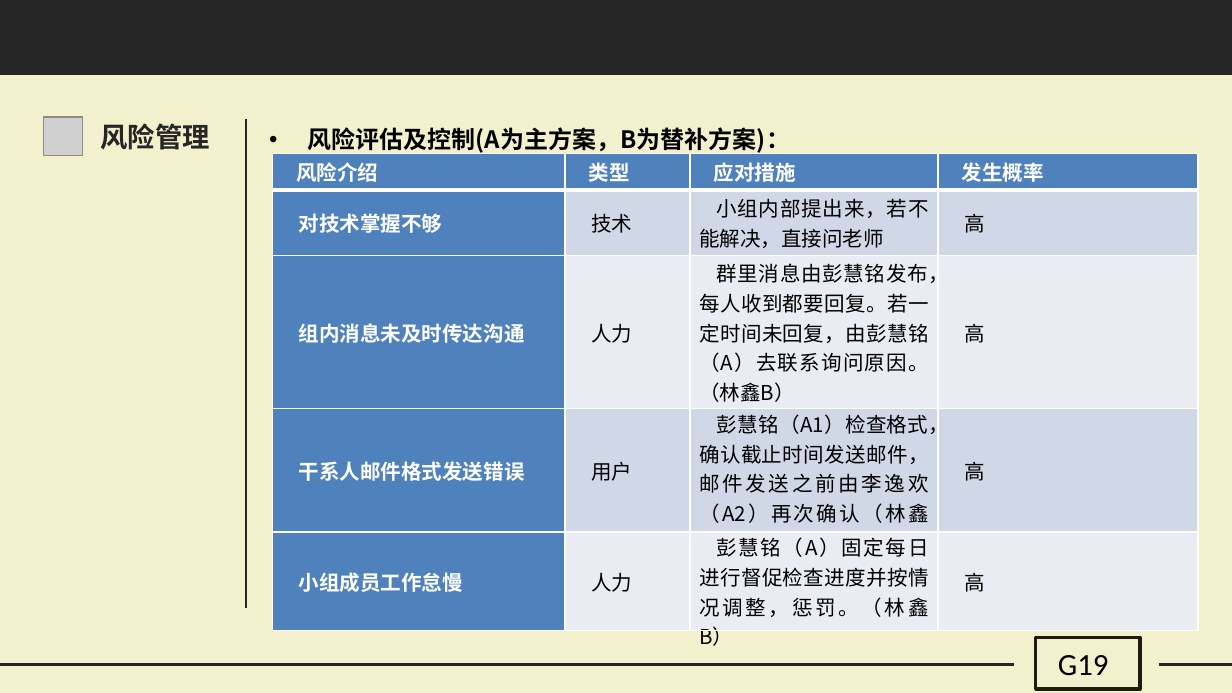
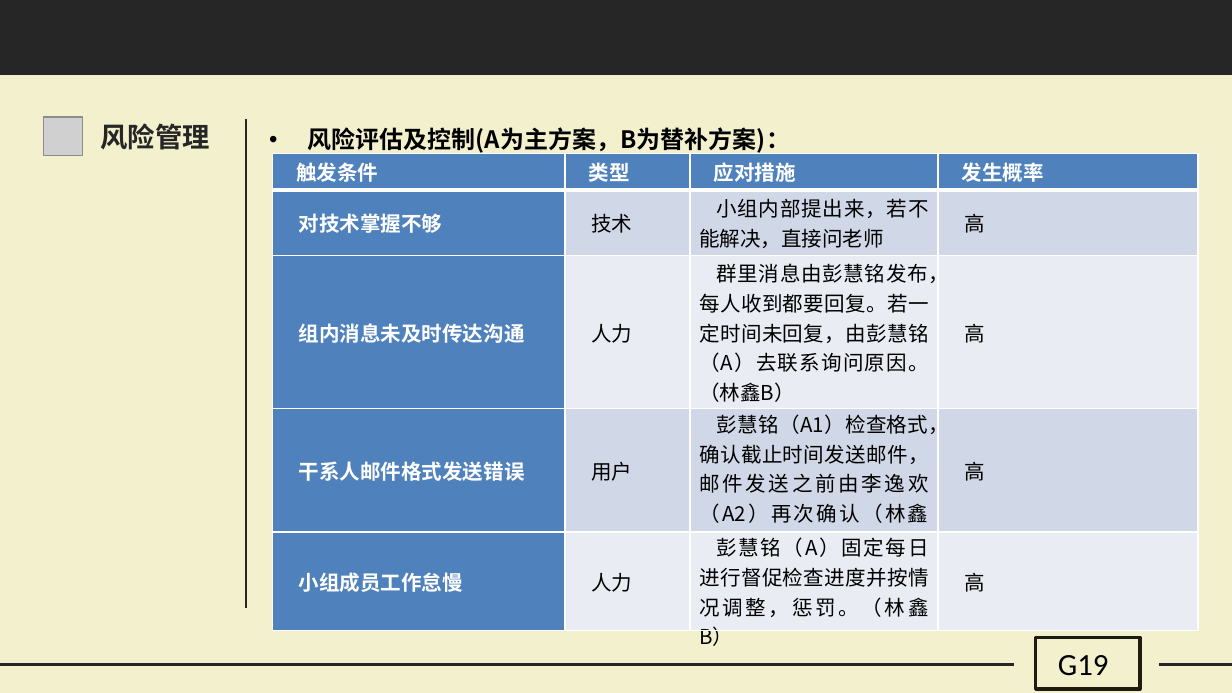
Before and after one commit to G19-Fish/PRD2018-G19, a slide deck: slide 34 of PRD2018-G19-需求项目计划PPT.pptx (slide 33 before the commit). Drawn at 1232x693 pixels with LibreOffice and Linux fonts; fonts in the diff are those of the drawing; grey boxes stand for pictures. Boxes give left, top, right and bottom in pixels: in the first picture for what was removed or moved away, otherwise in the second. Text is boxed around its words. In the diff, an @@ line names an element or a change of style, - is before the commit and + after.

```diff
--- a/PRD2018-G19-需求项目计划PPT.pptx
+++ b/PRD2018-G19-需求项目计划PPT.pptx
@@ table at [272,154,1198,650] @@
-row 1, column 1: 风险介绍
+row 1, column 1: 触发条件
```
Also in this commit, not shown: 10 other slides changed, 2 slides added, 2 other files.
